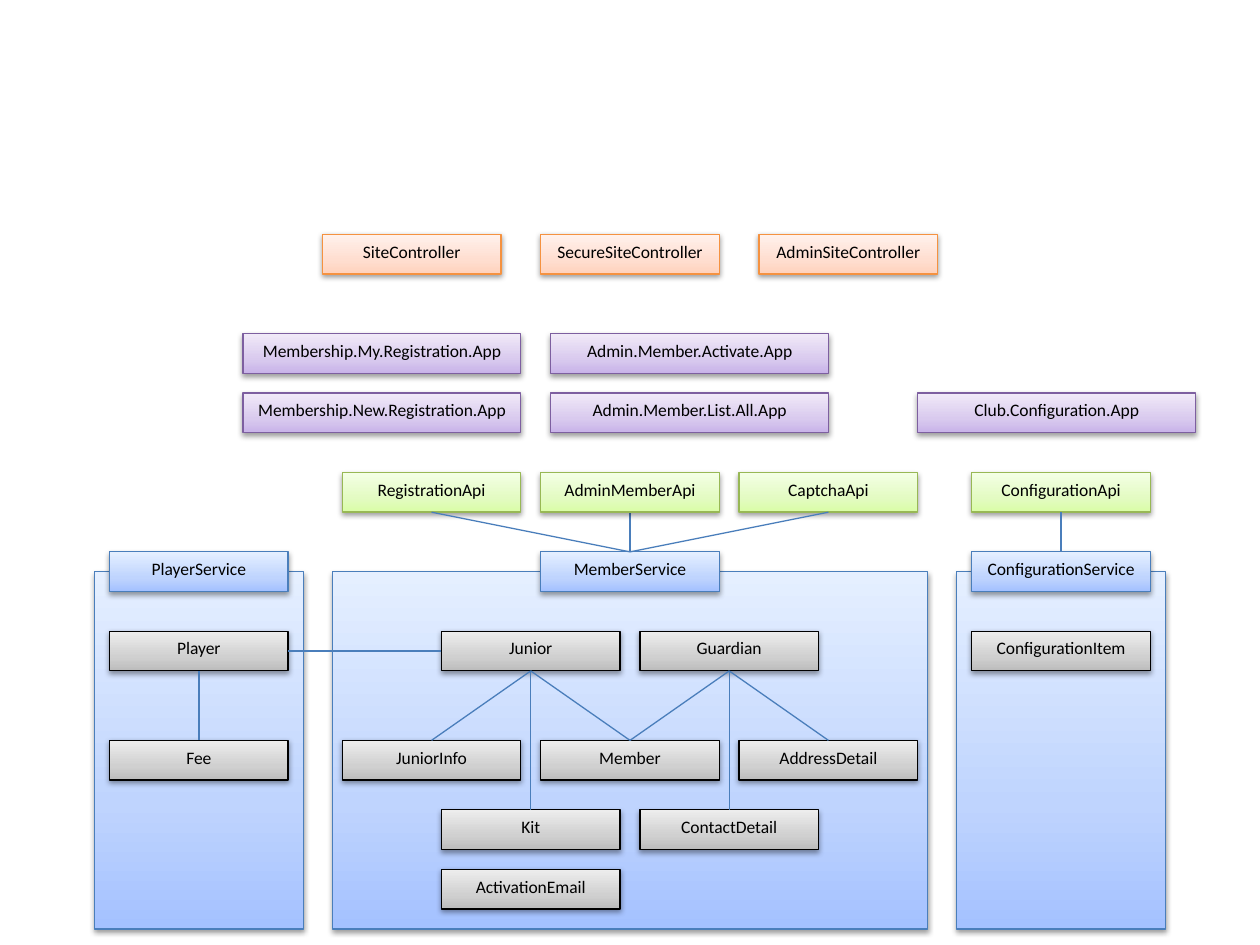
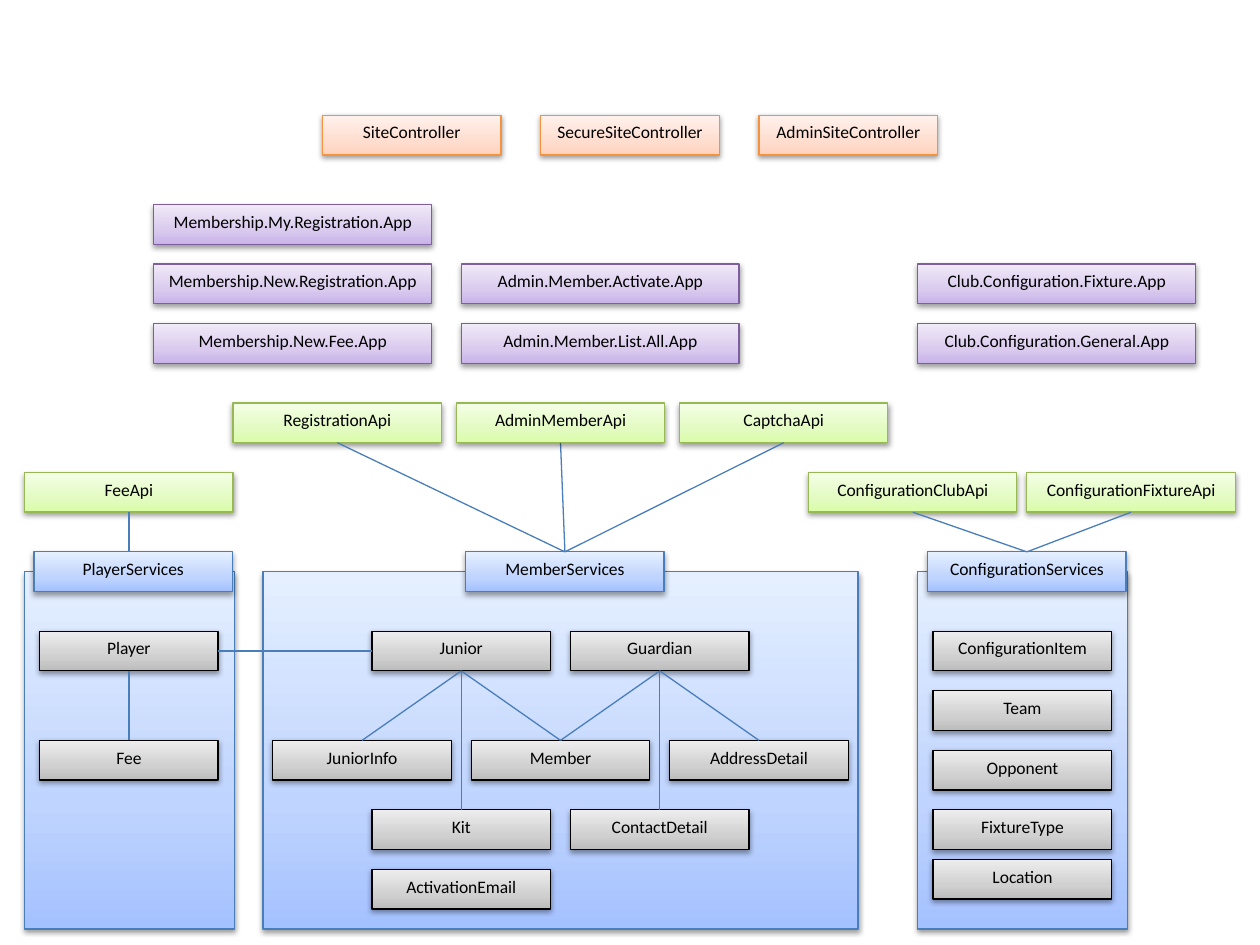
Before and after one commit to ivNetAdmin/bw-cc.co.uk.v1.8.1.2, a slide deck: slide 1 of Documentation/Architecture.pptx. Drawn at 1260x945 pixels with LibreOffice and Linux fonts; fonts in the diff are those of the drawing. Boxes give left, top, right and bottom in pixels: in the first picture for what was removed or moved away, otherwise in the second. Text is boxed around its words. In the diff, an @@ line names an element or a change of style, - is before the commit and + after.

Commit message:
New Member Fees

```diff
--- a/Documentation/Architecture.pptx
+++ b/Documentation/Architecture.pptx
@@ 3 rectangles: place and size @@
-3 rectangles at box(323, 234, 937, 273)
+3 rectangles at box(323, 116, 937, 155)
@@ rectangle "Membership.My.Registration.App": place and size @@
-rectangle "Membership.My.Registration.App" at box(243, 334, 520, 373)
+rectangle "Membership.My.Registration.App" at box(154, 204, 431, 243)
@@ rectangle "Membership.New.Registration.App": place and size @@
-rectangle "Membership.New.Registration.App" at box(243, 393, 520, 432)
+rectangle "Membership.New.Registration.App" at box(154, 265, 431, 304)
@@ rectangle "Admin.Member.Activate.App": place and size @@
-rectangle "Admin.Member.Activate.App" at box(551, 334, 828, 373)
+rectangle "Admin.Member.Activate.App" at box(461, 265, 738, 304)
@@ rectangle added at box(917, 265, 1194, 304), fill gradient #C9B5E8 to #D8CBEE to #F0EAF9, outline #7D60A0 0.75 pt, 10 pt, text #000000 @@
+Club.Configuration.Fixture.App
@@ rectangle added at box(154, 324, 431, 363), fill gradient #C9B5E8 to #D8CBEE to #F0EAF9, outline #7D60A0 0.75 pt, 10 pt, text #000000 @@
+Membership.New.Fee.App
@@ rectangle "Admin.Member.List.All.App": place and size @@
-rectangle "Admin.Member.List.All.App" at box(551, 393, 828, 432)
+rectangle "Admin.Member.List.All.App" at box(461, 324, 738, 363)
@@ rectangle "Club.Configuration.General.App": place and size @@
-rectangle "Club.Configuration.General.App" at box(917, 393, 1194, 432)
+rectangle "Club.Configuration.General.App" at box(917, 324, 1194, 363)
@@ text in rectangle at box(945, 335, 1169, 350): text changed @@
-Club.Configuration.App
+Club.Configuration.General.App
@@ rectangle "RegistrationApi": place and size @@
-rectangle "RegistrationApi" at box(343, 472, 522, 512)
+rectangle "RegistrationApi" at box(233, 403, 441, 442)
@@ rectangle "AdminMemberApi": place and size @@
-rectangle "AdminMemberApi" at box(541, 472, 719, 512)
+rectangle "AdminMemberApi" at box(456, 403, 664, 442)
@@ rectangle "CaptchaApi": place and size @@
-rectangle "CaptchaApi" at box(740, 472, 919, 512)
+rectangle "CaptchaApi" at box(679, 403, 887, 442)
@@ line moved from (432, 512) - (630, 552) to (338, 442) - (564, 552) @@
@@ line moved from (630, 512) - (630, 552) to (561, 442) - (564, 552) @@
@@ line moved from (828, 512) - (630, 552) to (784, 442) - (564, 552) @@
@@ rectangle "ConfigurationClubApi": place and size @@
-rectangle "ConfigurationClubApi" at box(971, 472, 1150, 512)
+rectangle "ConfigurationClubApi" at box(809, 472, 1017, 512)
@@ text in rectangle at box(837, 484, 988, 499): text changed @@
-ConfigurationApi
+ConfigurationClubApi
@@ group added at box(25, 472, 1235, 898): 6 rectangles, 2 lines @@
+Team
+Opponent
+FixtureType
+Location
+ConfigurationFixtureApi
+FeeApi
@@ line moved from (1061, 512) - (1061, 552) to (912, 512) - (1027, 552) @@
@@ rectangle "PlayerServices": place and size @@
-rectangle "PlayerServices" at box(110, 552, 289, 591)
+rectangle "PlayerServices" at box(34, 552, 232, 591)
@@ text in rectangle at box(83, 563, 184, 578): text changed @@
-PlayerService
+PlayerServices
@@ rectangle "MemberServices": place and size @@
-rectangle "MemberServices" at box(541, 552, 719, 591)
+rectangle "MemberServices" at box(466, 552, 664, 591)
@@ text in rectangle at box(505, 563, 624, 575): text changed @@
-MemberService
+MemberServices
@@ rectangle "ConfigurationServices": place and size @@
-rectangle "ConfigurationServices" at box(971, 552, 1150, 591)
+rectangle "ConfigurationServices" at box(927, 552, 1125, 591)
@@ text in rectangle at box(950, 563, 1104, 578): text changed @@
-ConfigurationService
+ConfigurationServices
@@ rectangle: place and size @@
-rectangle at box(956, 572, 1166, 929)
+rectangle at box(917, 572, 1126, 929)
@@ 12 rectangles, 8 lines: place and size @@
-12 rectangles, 8 lines at box(94, 572, 927, 929)
+12 rectangles, 8 lines at box(25, 572, 858, 929)
@@ rectangle "ConfigurationItem": place and size @@
-rectangle "ConfigurationItem" at box(971, 631, 1150, 670)
+rectangle "ConfigurationItem" at box(934, 631, 1113, 670)
```
Also in this commit, not shown: 19 other files.
